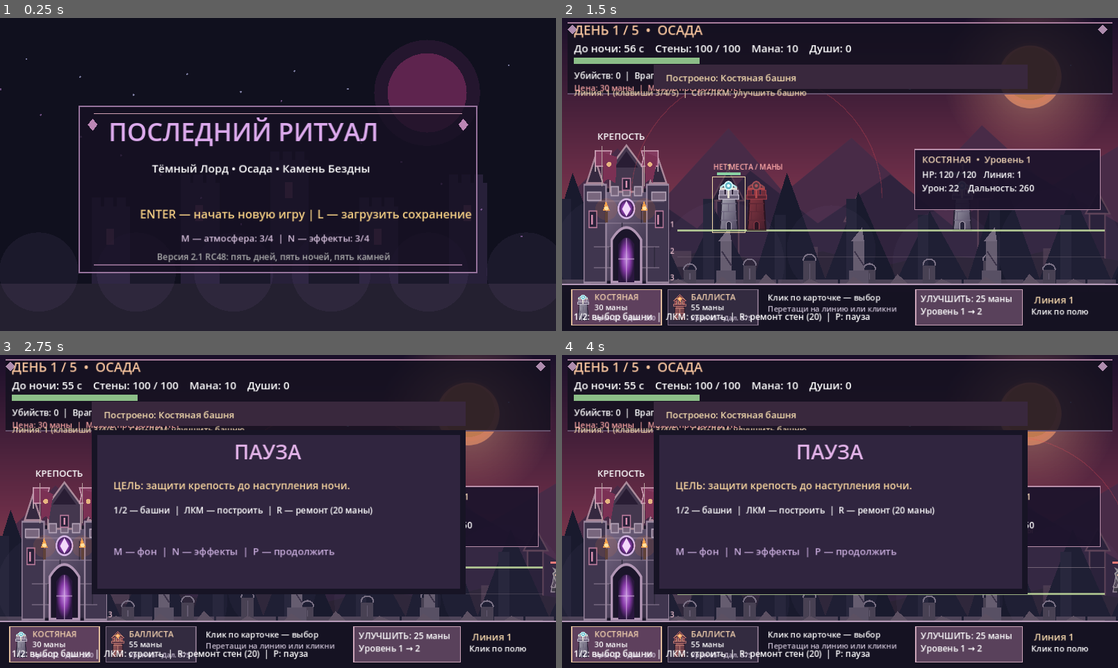
Above: before the commit, frames 1-4 (two rows, left to right).
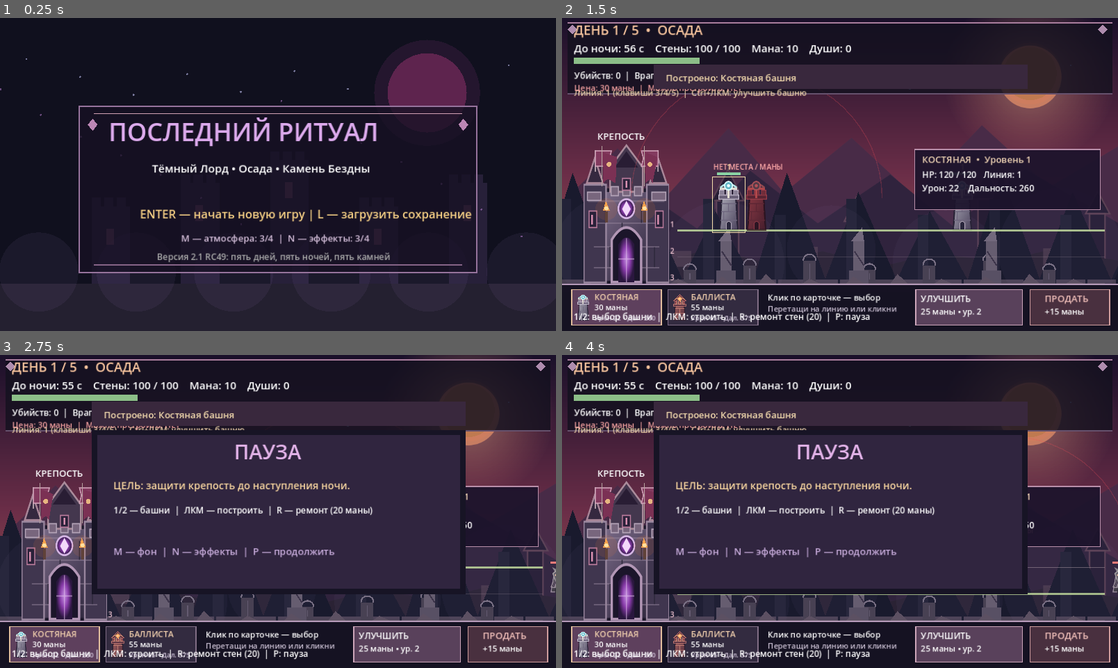
Above: after the commit, the same moments.

Repository: DoctorStrangeSH/Last-Ritual
Game: Godot game, scene res://scenes/main.tscn
Same seed, same stepped clock (60 frames per second), same inputs: the game is played once before the commit and once after it.
Inputs (mouse positions are in pixels of both pictures, inside the frame that each line leads up to):
- Up to frame 1 (0.25 s): no input
- Up to frame 2 (1.5 s): tap Enter (ui_accept) at 0.5, 0.77 s; move the mouse to (962, 158) at 0.52 s; hold Right (ui_right) 0.53-1.25 s; tap M at 0.6 s; click (962, 158) at 0.67 s; drag from (728, 190) to (812, 237) at 1.27 s
- Up to frame 3 (2.75 s): move the mouse to (333, 442) at 2.02 s; hold Right (ui_right) from 2.03 s (still down); tap P at 2.1 s; click (333, 442) at 2.17 s
- Up to frame 4 (4 s): release Right (ui_right) at 2.75 s; tap Enter (ui_accept) at 2.75, 3.5, 3.77 s; drag from (812, 574) to (673, 464) at 2.77 s; move the mouse to (1006, 558) at 3.52 s; hold Left (ui_left) from 3.53 s (still down); tap Keypad Enter at 3.6 s; click (1006, 558) at 3.67 s

The runs differ from the first frame. In frame 1, less than 0.1% of the frame differs, in the area x 39-41%, y 75-78%; in frame 2, 1.9%, in the area x 64-99%, y 86-99%; in frame 3, 1.9%; in frame 4, 1.9%.

Commit message:
gameplay UI: sell selected towers for half investment and clarify upgrade cost

Diff:
--- a/scripts/main.gd
+++ b/scripts/main.gd
@@ -1,5 +1,5 @@
 extends Node2D
-## Last Ritual v2.1-rc48: drag and drop tower cards with placement preview, Godot 4.2+
+## Last Ritual v2.1-rc49: tower sale refunds and clear upgrade pricing, Godot 4.2+
 const W := 1152.0
 const H := 648.0
 const FLOOR := 550.0
@@ -408,6 +408,8 @@
             elif mouse.x >= 735.0 and mouse.x <= 955.0 and selected_tower_index >= 0 and selected_tower_index < towers.size():
                 var tower: Dictionary = towers[selected_tower_index]
                 upgrade_tower(float(tower["x"]), int(tower.get("lane", 1)))
+            elif mouse.x >= 970.0 and mouse.x <= 1135.0:
+                sell_selected_tower()
             return
         var lane: int = lane_for_y(mouse.y)
         selected_lane = lane
@@ -472,6 +474,26 @@
             best_distance = distance
             best_lane = lane_index
     return best_lane
+
+func tower_sell_refund(tower: Dictionary) -> int:
+    var invested: int = 30 if tower["type"] == "bone" else 55
+    var level: int = int(tower.get("level", 1))
+    for upgrade_step in range(1, level):
+        invested += 25 * upgrade_step
+    return int(floor(float(invested) * 0.5))
+
+func sell_selected_tower() -> void:
+    if selected_tower_index < 0 or selected_tower_index >= towers.size():
+        show_notice("Сначала выбери башню")
+        return
+    var tower: Dictionary = towers[selected_tower_index]
+    var refund: int = tower_sell_refund(tower)
+    var tower_name: String = "Костяная башня" if tower["type"] == "bone" else "Адская баллиста"
+    burst_particles(Vector2(float(tower["x"]), FLOOR + float(LANE_OFFSETS[int(tower.get("lane", 1))]) - 55.0), Color("e3c1a0"), 8)
+    towers.remove_at(selected_tower_index)
+    selected_tower_index = -1
+    mana += refund
+    show_notice("%s продана: возвращено %d маны" % [tower_name, refund])
 
 func upgrade_tower(mx: float, lane: int) -> void:
     for tower in towers:
@@ -1031,7 +1053,7 @@
         label("Тёмный Лорд • Осада • Камень Бездны", 315, 320, 23)
         label("ENTER — начать новую игру | L — загрузить сохранение", 290, 415, 24, Color("f5cf84"))
         label("M — атмосфера: %d/4  |  N — эффекты: %d/4" % [music_volume, effects_volume], 375, 463, 19, Color("d5bfda"))
-        label("Версия 2.1 RC48: пять дней, пять ночей, пять камней", 325, 501, 18, Color("aaaaaa"))
+        label("Версия 2.1 RC49: пять дней, пять ночей, пять камней", 325, 501, 18, Color("aaaaaa"))
         return
     if phase == "win" or phase == "lose":
         if phase == "win":
@@ -1244,16 +1266,23 @@
                 var price: int = 25 * level
                 box(Rect2(733.0, 562.0, 221.0, 74.0), Color("59415b"))
                 draw_rect(Rect2(733.0, 562.0, 221.0, 74.0), Color("cda6ba"), false, 2.0)
-                label("УЛУЧШИТЬ: %s" % ("MAX" if level >= 3 else "%d маны" % price), 743.0, 588.0, 18)
-                label("Уровень %d → %d" % [level, mini(level + 1, 3)], 743.0, 614.0, 18)
+                label("УЛУЧШИТЬ" if level < 3 else "МАКСИМУМ", 743.0, 588.0, 18)
+                label("%d маны • ур. %d" % [price, mini(level + 1, 3)] if level < 3 else "Уровень 3 / 3", 743.0, 614.0, 17)
                 box(Rect2(731.0, 272.0, 384.0, 125.0), Color(0.11, 0.075, 0.17, 0.93))
                 draw_rect(Rect2(731.0, 272.0, 384.0, 125.0), Color("b98faa"), false, 2.0)
                 label("%s  •  Уровень %d" % ["КОСТЯНАЯ" if inspected["type"] == "bone" else "БАЛЛИСТА", level], 746.0, 300.0, 19, Color("eed3b4"))
                 label("HP: %d / %d   Линия: %d" % [ceili(float(inspected.get("hp", 0.0))), ceili(tower_max_hp(inspected)), int(inspected.get("lane", 1)) + 1], 746.0, 331.0, 18)
                 var damage: float = (22.0 if inspected["type"] == "bone" else 65.0) * (1.0 + 0.45 * float(level - 1)) * (1.35 if tower_power_level > 0 else 1.0)
                 label("Урон: %d    Дальность: %d" % [ceili(damage), 260 if inspected["type"] == "bone" else 375], 746.0, 359.0, 18)
-            label("Линия %d" % (selected_lane + 1), 978.0, 591.0, 20, Color("f3d6ab"))
-            label("Клик по полю", 972.0, 614.0, 17)
+            box(Rect2(970.0, 562.0, 165.0, 74.0), Color("49303f") if selected_tower_index >= 0 and selected_tower_index < towers.size() else Color("292433"))
+            draw_rect(Rect2(970.0, 562.0, 165.0, 74.0), Color("cf9d9d") if selected_tower_index >= 0 and selected_tower_index < towers.size() else Color("66556e"), false, 2.0)
+            if selected_tower_index >= 0 and selected_tower_index < towers.size():
+                var sell_refund: int = tower_sell_refund(towers[selected_tower_index])
+                label("ПРОДАТЬ", 1000.0, 588.0, 19, Color("f3c1bb"))
+                label("+%d маны" % sell_refund, 1000.0, 614.0, 17)
+            else:
+                label("ЛИНИЯ %d" % (selected_lane + 1), 987.0, 588.0, 18, Color("f3d6ab"))
+                label("Выбери башню", 982.0, 614.0, 15)
             if current_day == 1 and phase == "day" and towers.is_empty():
                 box(Rect2(245, 176, 688, 73), Color(0.15, 0.11, 0.22, 0.85))
                 label("ПЕРВЫЙ ДЕНЬ: 1 — костяная башня (30 маны)", 267, 205, 22, Color("f4d09b"))
